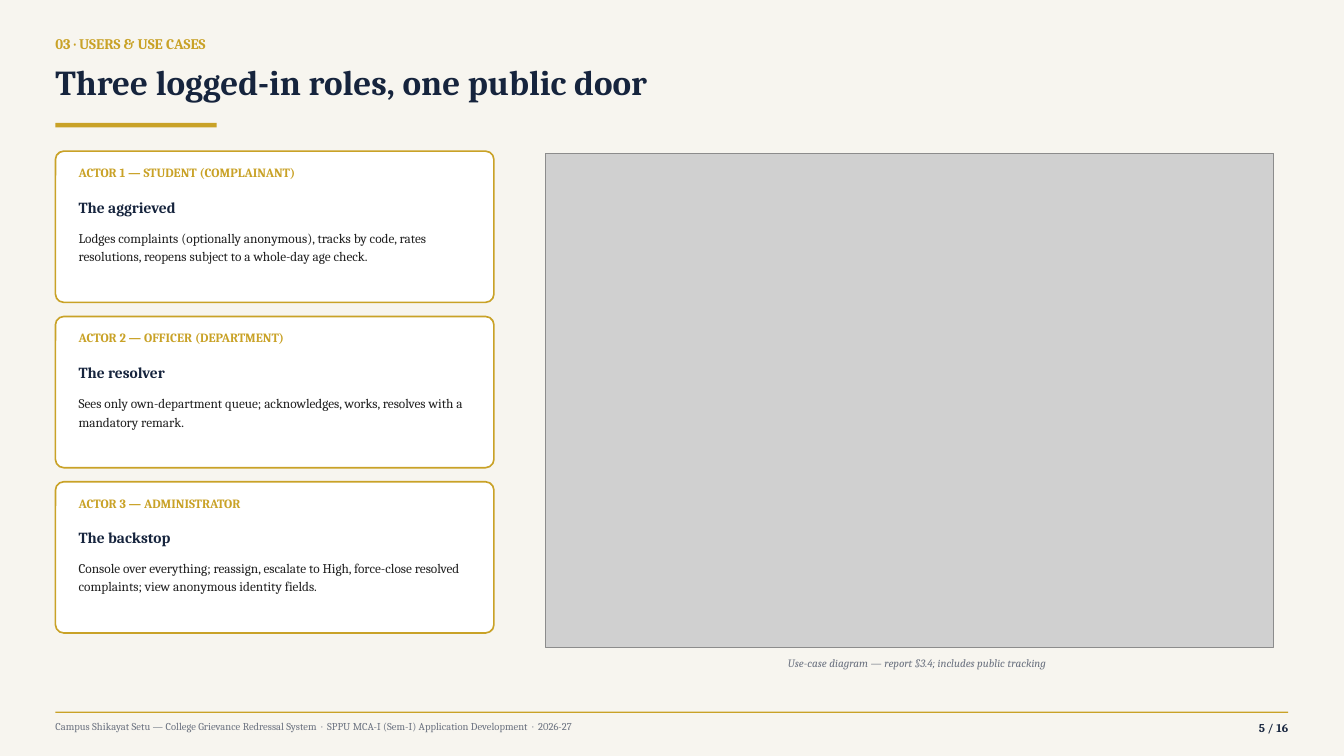
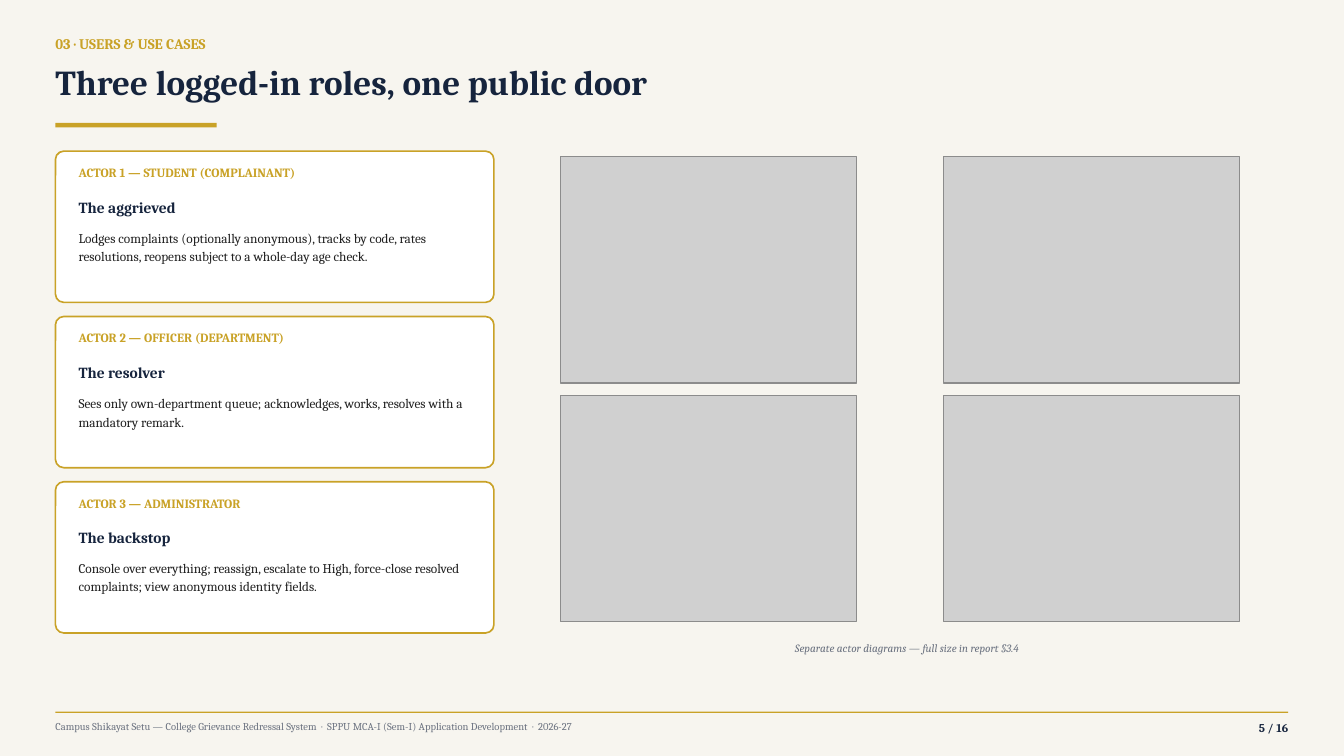
Before and after one commit to Yashwant-git392/Yashwant-git392, a slide deck: slide 5 of shikayat-setu/presentation/CampusShikayatSetu_MCA-Mini-Project_Review.pptx. Drawn at 1344x756 pixels with LibreOffice and Linux fonts; fonts in the diff are those of the drawing; grey boxes stand for pictures. Boxes give left, top, right and bottom in pixels: in the first picture for what was removed or moved away, otherwise in the second. Text is boxed around its words. In the diff, an @@ line names an element or a change of style, - is before the commit and + after.

Commit message:
Separate use case diagrams by actor

```diff
--- a/shikayat-setu/presentation/CampusShikayatSetu_MCA-Mini-Project_Review.pptx
+++ b/shikayat-setu/presentation/CampusShikayatSetu_MCA-Mini-Project_Review.pptx
@@ picture removed at (545,153,1273,647) @@
@@ picture added at (561,156,857,383) @@
@@ picture added at (944,156,1240,383) @@
@@ picture added at (561,395,857,622) @@
@@ picture added at (944,395,1240,622) @@
@@ text at (795,644,1019,655): text changed @@
-Use-case diagram — report §3.4; includes public tracking
+Separate actor diagrams — full size in report §3.4
```
Also in this commit, not shown: 1 other slide changed, 20 other files.
